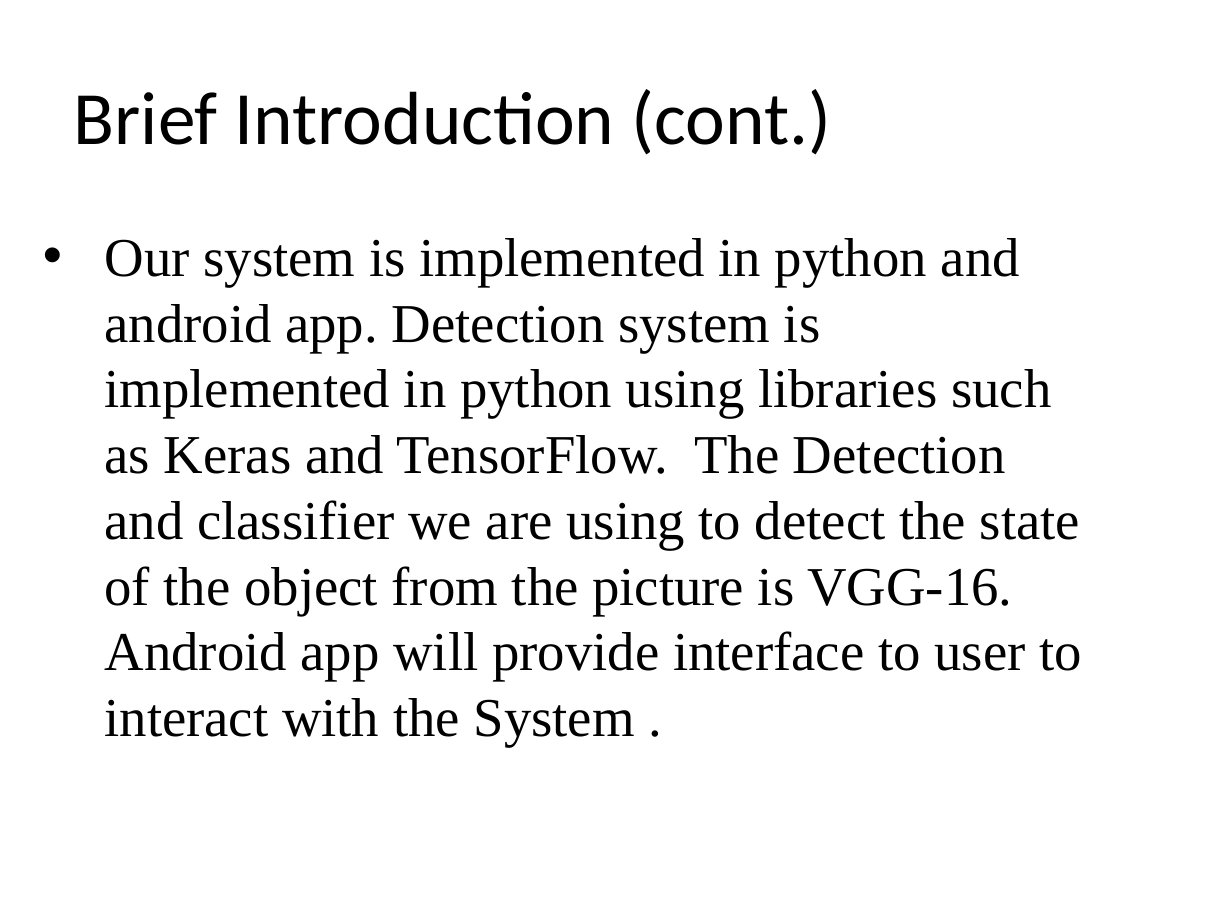
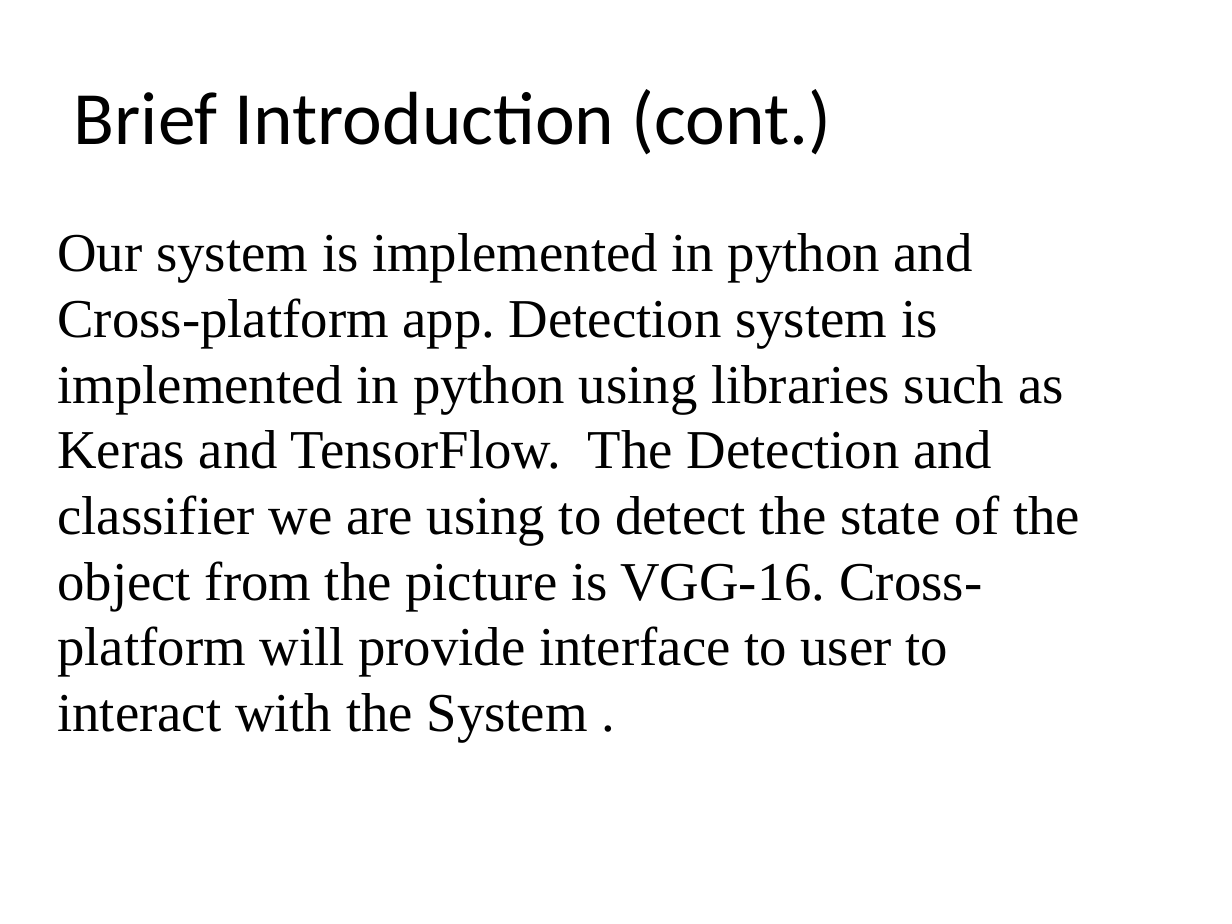
Before and after one commit to BadarSaghir/fyp, a slide deck: slide 5 of 10%/Edited/10 percent_final.pptx. Drawn at 1232x924 pixels with LibreOffice and Linux fonts; fonts in the diff are those of the drawing. Boxes give left, top, right and bottom in pixels: in the first picture for what was removed or moved away, otherwise in the second. Text is boxed around its words. In the diff, an @@ line names an element or a change of style, - is before the commit and + after.

```diff
--- a/10%/Edited/10 percent_final.pptx
+++ b/10%/Edited/10 percent_final.pptx
@@ text at (57,233,1080,742): text changed @@
-• Our system is implemented in python and android app. Detection system is implemented in python using libraries such as Keras and TensorFlow. The Detection and classifier we are using to detect the state of the object from the picture is VGG-16. Android app will provide interface to user to interact with the System .
+Our system is implemented in python and Cross-platform app. Detection system is implemented in python using libraries such as Keras and TensorFlow. The Detection and classifier we are using to detect the state of the object from the picture is VGG-16. Cross-platform will provide interface to user to interact with the System .
```
Also in this commit, not shown: 4 other slides changed, 1 slide added, 2 other files.
